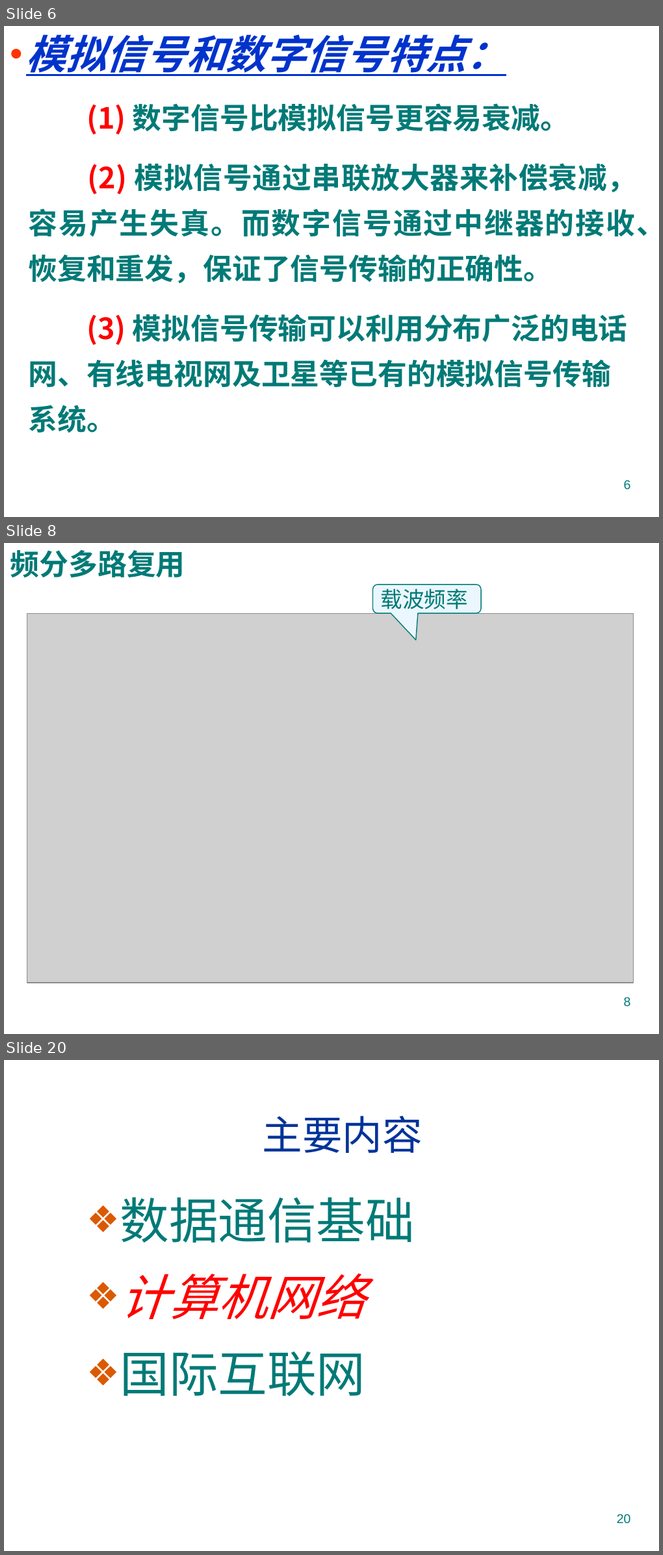
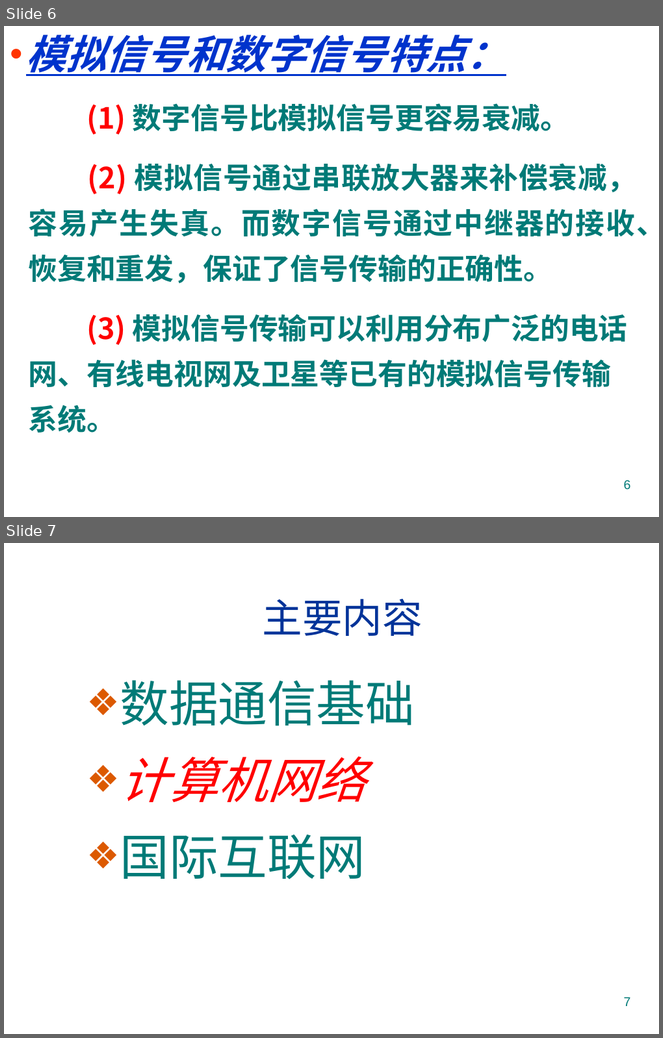
Before and after one commit to jtrfid/C-Repositories, a slide deck: 2016/计算机导论/pptx/5. 计算机网络入门.pptx. Shown one above the other, each under a label of ours: slides 6, 8 and 20 before the commit, slides 6 and 7 after it; the slides between them are not shown. The pictures are 663x1555 and 663x1038 pixels, drawn with LibreOffice and Linux fonts; fonts in the diff are those of the drawing; grey boxes stand for pictures; background and template pictures are left out. Boxes give left, top, right and bottom in pixels: in the first picture for what was removed or moved away, otherwise in the second. Text is boxed around its words. In the diff, an @@ line names an element or a change of style, - is before the commit and + after.

```diff
--- a/2016/计算机导论/pptx/5. 计算机网络入门.pptx
+++ b/2016/计算机导论/pptx/5. 计算机网络入门.pptx
@@ slide 8 removed at (4,543,659,1034), background picture (left out) @@
@@ text removed at (10,550,185,577) @@
-频分多路复用
@@ rounded speech box removed at (373,585,481,613) @@
-载波频率
@@ picture removed at (27,613,633,982) @@
@@ page number removed at (624,997,631,1007) @@
-8
@@ what was slide 20 is now slide 7 @@
@@ page number at (624,997,631,1006): text changed @@
-20
+7
```
Also in this commit, not shown: 4 slides changed, 14 other slides removed.
